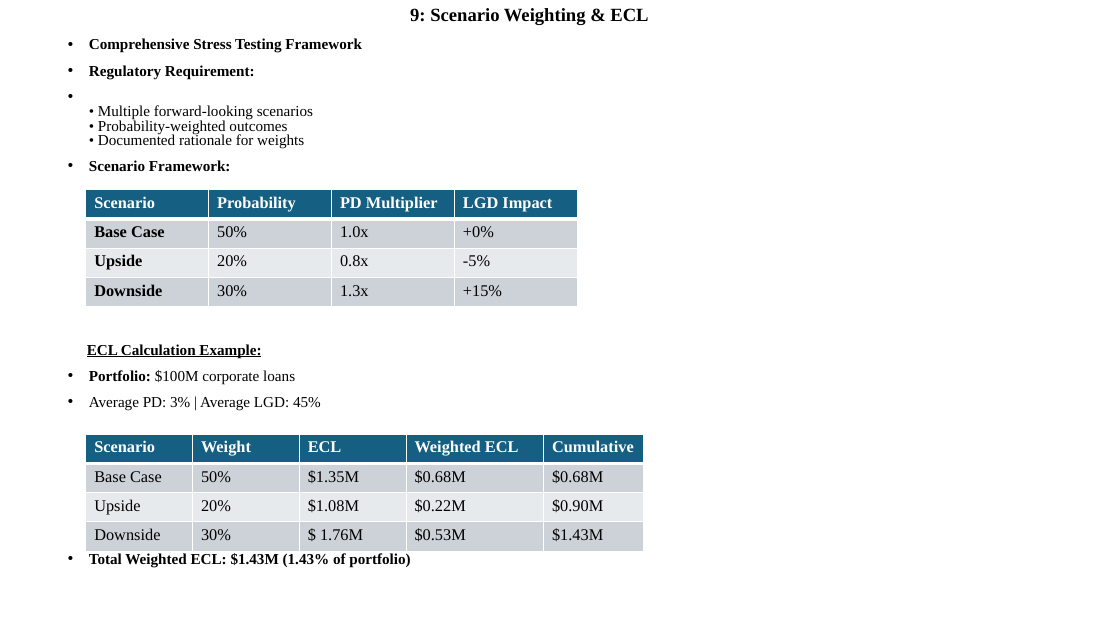
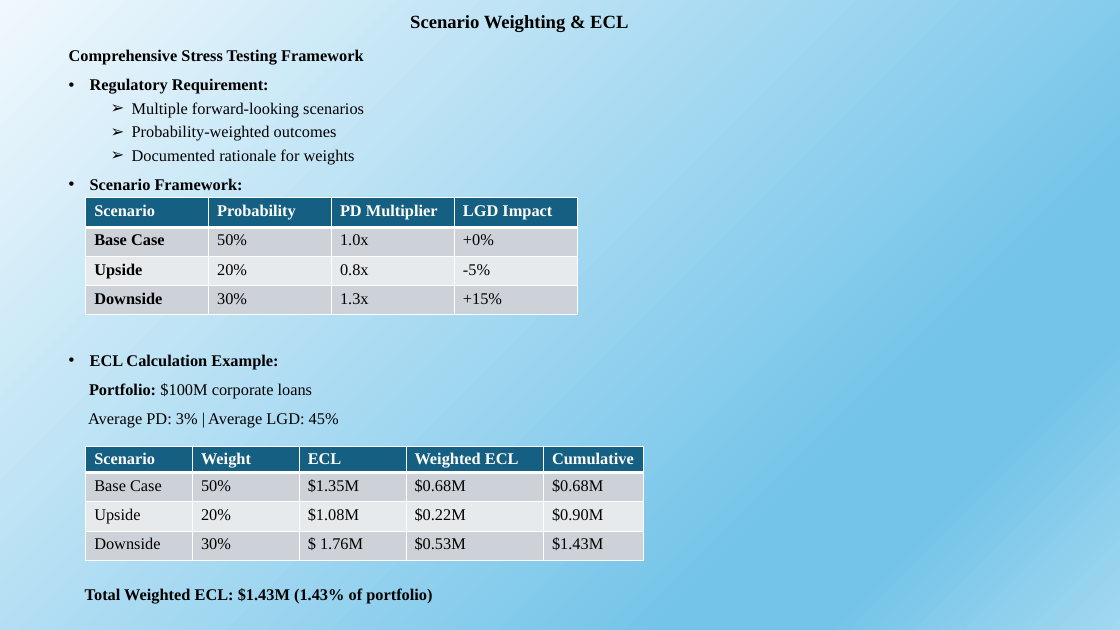
Before and after one commit to sampathkore4444/IFRS9-Engine, a slide deck: slide 9 of IFRS Engine.pptx. Drawn at 1120x630 pixels with LibreOffice and Linux fonts; fonts in the diff are those of the drawing. Boxes give left, top, right and bottom in pixels: in the first picture for what was removed or moved away, otherwise in the second. Text is boxed around its words. In the diff, an @@ line names an element or a change of style, - is before the commit and + after.

```diff
--- a/IFRS Engine.pptx
+++ b/IFRS Engine.pptx
@@ background #FFFFFF to gradient #F0F8FD to #74C4E9 to #A2D8F0 @@
@@ title at (410, 15, 628, 32): text changed @@
-9: Scenario Weighting & ECL
+Scenario Weighting & ECL
@@ text "Comprehensive Stress Testing Framework": place and size @@
-text "Comprehensive Stress Testing Framework" at (87, 38, 410, 568)
+text "Comprehensive Stress Testing Framework" at (69, 49, 432, 604)
@@ text at (69, 49, 432, 604): size 12.9 to 14 pt in "Comprehensive Stress Testing Framework", "Regulatory Requirement:", "Scenario Framework:", "ECL Calculation Example:" and 3 more places; underline off in "ECL Calculation Example:"; bullet • to none; line spacing 0.8 to 0.9; bullet none to • @@
@@ text at (132, 102, 364, 165): text changed; size 12.9 to 14 pt @@
-• • Multiple forward-looking scenarios
-  • Probability-weighted outcomes
-  • Documented rationale for weights
+  ➢ Multiple forward-looking scenarios
+  ➢ Probability-weighted outcomes
+  ➢ Documented rationale for weights
@@ table: place and size @@
-table at (86, 190, 576, 307)
+table at (86, 198, 576, 315)
@@ table: place and size @@
-table at (86, 434, 644, 551)
+table at (86, 446, 644, 562)
```
Also in this commit, not shown: 11 other slides changed, 1 other file.
